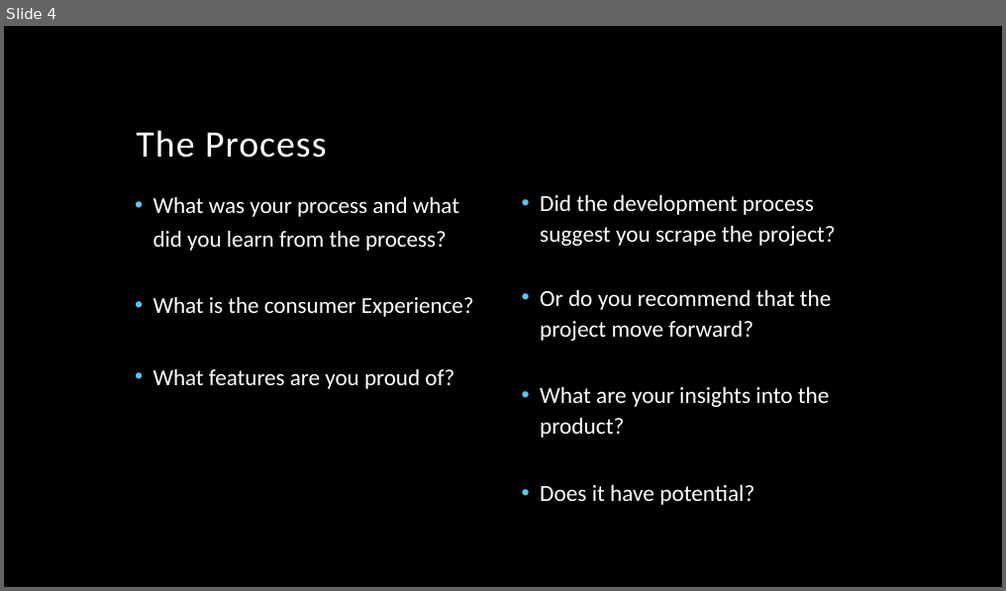
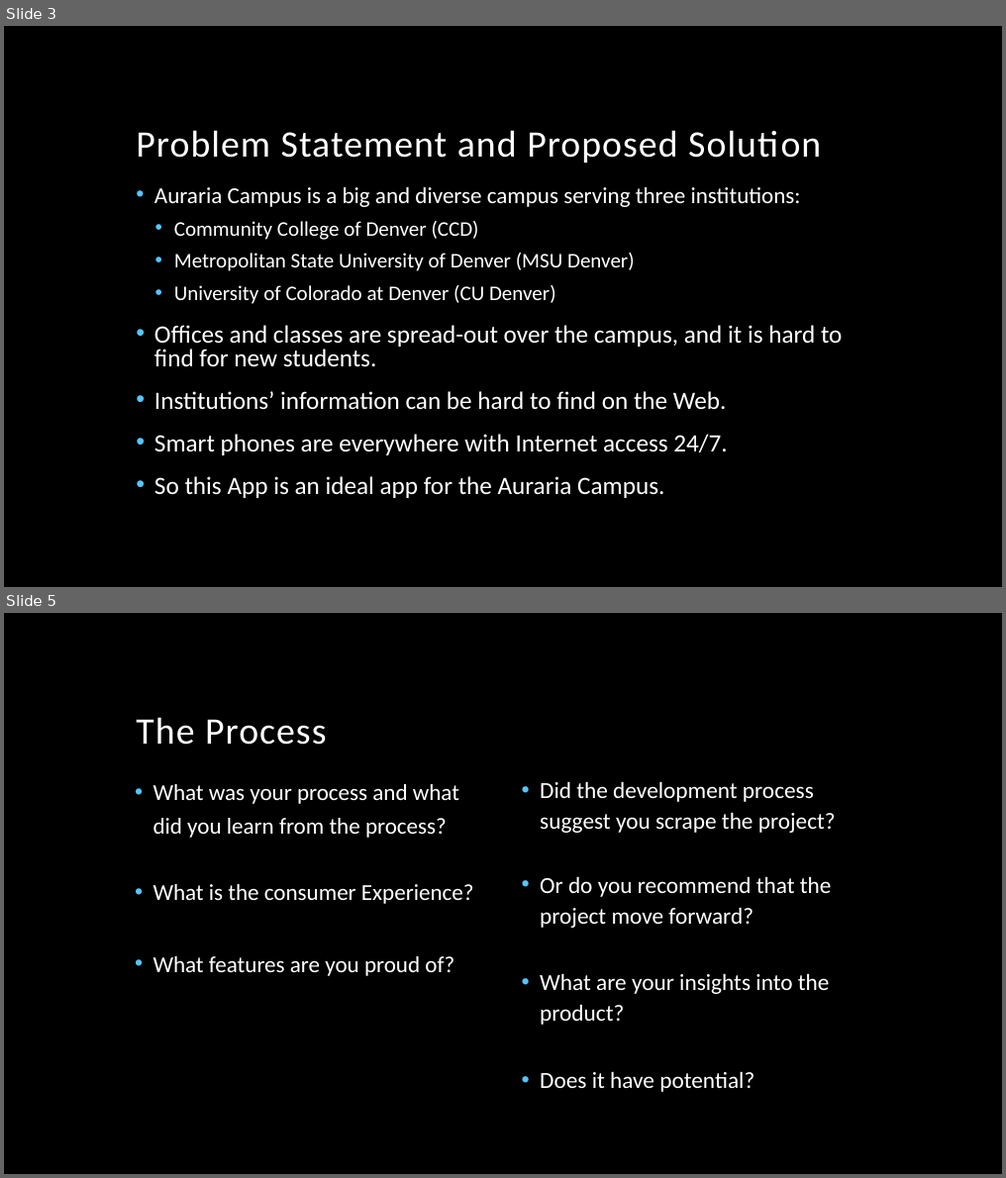
Before and after one commit to EGartin/AurariaCampusAppSE, a slide deck: Auraria Campus App.pptx. Shown one above the other, each under a label of ours: slide 4 before the commit, slides 3 and 5 after it; the slides between them are not shown. The pictures are 1006x591 and 1006x1178 pixels, drawn with LibreOffice and Linux fonts; fonts in the diff are those of the drawing; background and template pictures are left out. Boxes give left, top, right and bottom in pixels: in the first picture for what was removed or moved away, otherwise in the second. Text is boxed around its words. In the diff, an @@ line names an element or a change of style, - is before the commit and + after.

Commit message:
Added some updates to Presentation
Please delete any unnecessary information. Some slides need adjustments.

```diff
--- a/Auraria Campus App.pptx
+++ b/Auraria Campus App.pptx
@@ slide 3 added at bbox=[4, 26, 1002, 587], background picture (left out) @@
@@ title added at bbox=[136, 130, 821, 163], 36 pt, text #FFFFFF @@
+Problem Statement and Proposed Solution
@@ text added at bbox=[154, 187, 842, 498], 24 pt, text #FFFFFF @@
+• Auraria Campus is a big and diverse campus serving three institutions:
+  • Community College of Denver (CCD)
+  • Metropolitan State University of Denver (MSU Denver)
+  • University of Colorado at Denver (CU Denver)
+• Offices and classes are spread-out over the campus, and it is hard to find for new students.
+• Institutions’ information can be hard to find on the Web.
+• Smart phones are everywhere with Internet access 24/7.
+• So this App is an ideal app for the Auraria Campus.
@@ what was slide 4 is now slide 5 @@
```
Also in this commit, not shown: 3 slides changed, 7 other slides added, 5 slides removed.
